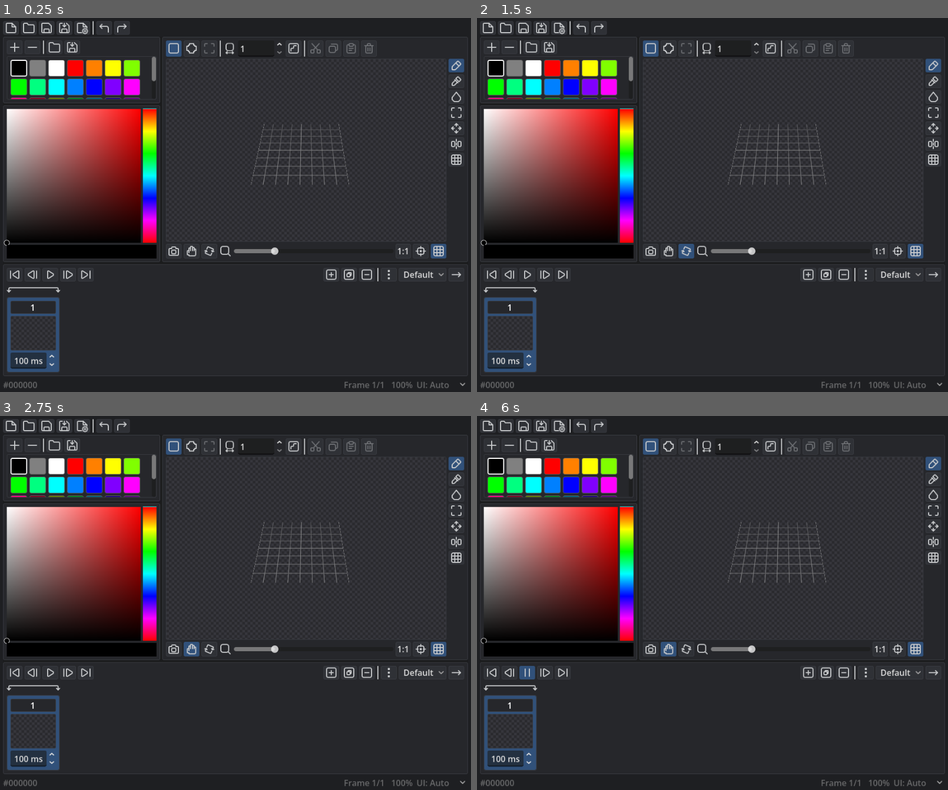
Above: before the commit, frames 1-4 (two rows, left to right).
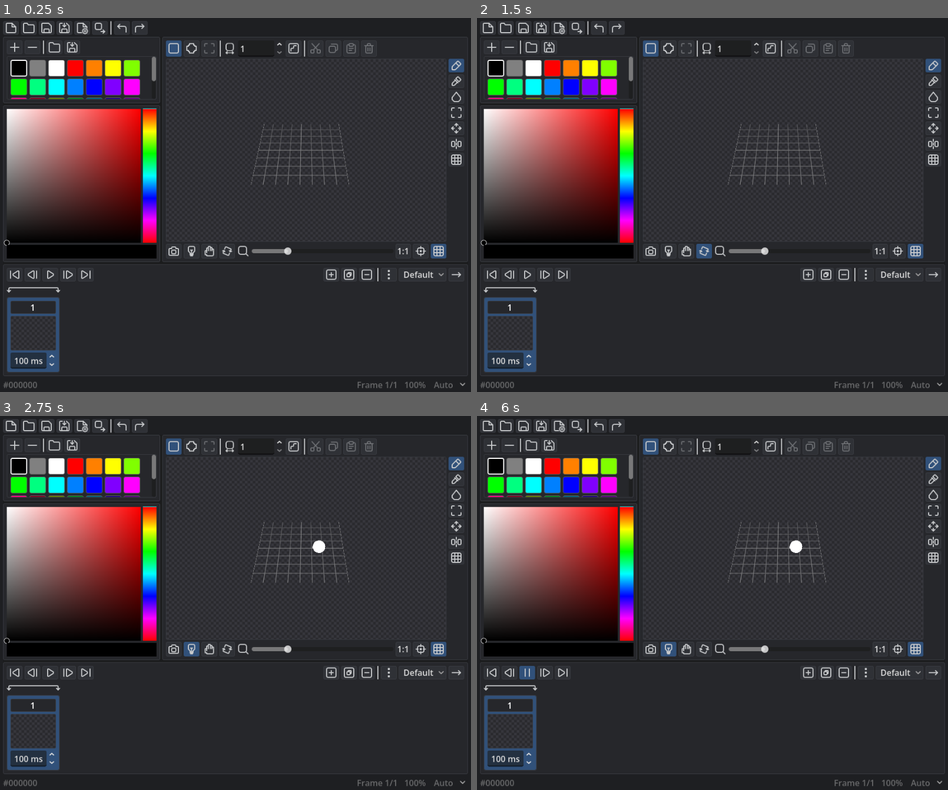
Above: after the commit, the same moments.

Repository: LeonardMeagher2/LVE
Game: Godot game, scene res://Main.tscn
The game is run twice, just before and just after one commit, with the same random seed, the same clock (stepped at 60 frames per second) and the same inputs.
Inputs (mouse positions are in pixels of both pictures, inside the frame that each line leads up to; where the layout moved, square brackets give the same spot in the first picture):
- Up to frame 1 (0.25 s): no input
- Up to frame 2 (1.5 s): click (684, 249) [670, 249] at 0.5 s; click (703, 249) [684, 249] at 1.25 s
- Up to frame 3 (2.75 s): click (193, 647) at 2.02 s
- Up to frame 4 (6 s): click (486, 427) at 2.75 s; click (486, 427) at 3.5 s; click (491, 674) at 4.25 s; click (491, 674) at 5 s; click (528, 674) at 5.75 s

The runs differ from the first frame. In frame 1, 0.5% of the frame differs, in the area x 19-97%, y 0-99%; in frame 2, 0.7%; in frame 3, 0.6%; in frame 4, 0.6%.
Error before the commit: Invalid assignment of property or key 'document_lighting' with value of type 'bool' on a base object of type 'Node3D (Viewport.gd)'. (res://plugins/Export/Expo…

Commit message:
Update export settings and viewport lighting for recent changes

Diff:
--- a/Flamingo.tres
+++ b/Flamingo.tres
@@ -21,7 +21,38 @@
 
 [resource]
 script = ExtResource("2_1nepm")
-title = "Flamingo"
 palette = Array[Color]([Color(0, 0, 0, 1), Color(0.5019608, 0.5019608, 0.5019608, 1), Color(1, 1, 1, 1), Color(1, 0, 0, …(676 unchanged characters)…
 frames = Array[ExtResource("1_p7nc4")]([SubResource("Resource_bpi0g"), SubResource("Resource_p7nc4")])
 tags = Array[ExtResource("3_xdfdh")]([SubResource("Resource_1nepm")])
+smooth_normals = true
+export_settings = {
+"automatic_size": true,
+"camera": {
+"distance": 20.0,
+"fov": 45.0,
+"initial_distance": 20.0,
+"orthographic": false,
+"pitch": 0.5953981633974481,
+"target": Vector3(0, 0, 0),
+"yaw": -0.8100000000000003
+},
+"center": true,
+"frame_size": 10.0,
+"lighting": {
+"ambient_color": Color(0.54901963, 0.5686275, 0.61960787, 1),
+"ambient_energy": 1.0,
+"basis": Basis(0.9426414, -0.23603694, 0.23603693, 0, 0.7071067, 0.7071067, -0.3338066, -0.6665482, 0.6665482),
+"color": Color(1, 1, 1, 1),
+"energy": 1.0,
+"shaded": true,
+"shadows": true,
+&"view_basis": Basis(0.9426414, -0.23603694, 0.23603693, 0.23603693, 0.97132075, 0.028679192, -0.23603693, 0.028679192, 0.97132075),
+&"view_locked": false
+},
+"metadata": true,
+"model_tag": -1,
+"sheet_tag": -1,
+"turntable": true,
+"view": 2,
+"views": 8.0
+}
--- a/Globals/VoxelImageRenderer/VoxelImageRenderer.gd
+++ b/Globals/VoxelImageRenderer/VoxelImageRenderer.gd
@@ -119,3 +119,12 @@
 	camera.look_at(content_center, Vector3.FORWARD if absf(pitch) >= 89.9 else Vector3.UP)
 	if use_orthographic:
 		camera.size = 2.0 * camera_distance * tan(deg_to_rad(camera.fov) / 2.0)
+
+
+static func apply_lighting(light: DirectionalLight3D, environment: Environment, settings: Dictionary) -> void:
+	light.basis = settings.basis
+	light.light_color = settings.color
+	light.light_energy = settings.energy
+	light.shadow_enabled = settings.shadows
+	environment.ambient_light_color = settings.ambient_color
+	environment.ambient_light_energy = settings.ambient_energy
--- a/tests/smooth_normals.gd
+++ b/tests/smooth_normals.gd
@@ -212,7 +212,7 @@
 
 
 func _check_sheet_shading() -> void:
-	export_error = await exporter.export_sprite_sheet(SHEET_PATH, 0, 0, 64, 1, 1, false)
+	export_error = await exporter.export_sprite_sheet(SHEET_PATH, 0, 0, 64, 1, false)
 	step("Given a sprite sheet with smooth shading", func():
 		expect(export_error == OK, "the smooth sprite sheet exports")
 		var image := Image.new()
@@ -222,7 +222,7 @@
 	step("When the user switches to flat shading", func():
 		settings.id_pressed.emit(0)
 	)
-	export_error = await exporter.export_sprite_sheet(SHEET_PATH, 0, 0, 64, 1, 1, false)
+	export_error = await exporter.export_sprite_sheet(SHEET_PATH, 0, 0, 64, 1, false)
 	step("Then sprite export follows the document's shading choice", func():
 		expect(export_error == OK, "the flat sprite sheet exports")
 		var image := Image.new()
--- a/ui/StatusBar/status_bar.tscn
+++ b/ui/StatusBar/status_bar.tscn
@@ -16,55 +16,56 @@
 layout_mode = 2
 size_flags_horizontal = 3
 
-[node name="Activity" type="HBoxContainer" parent="."]
+[node name="Activity" type="HBoxContainer" parent="." unique_id=1873723029]
 visible = false
 layout_mode = 2
 
-[node name="ActivityLabel" type="Label" parent="Activity"]
+[node name="ActivityLabel" type="Label" parent="Activity" unique_id=321452622]
 layout_mode = 2
 label_settings = SubResource("LabelSettings_denks")
 
-[node name="ActivityProgress" type="ProgressBar" parent="Activity"]
+[node name="ActivityProgress" type="ProgressBar" parent="Activity" unique_id=791790755]
 custom_minimum_size = Vector2(100, 12)
 layout_mode = 2
 size_flags_vertical = 4
 show_percentage = false
 
+[node name="Cancel" type="Button" parent="Activity" unique_id=1138013306]
+visible = false
+layout_mode = 2
+text = "Cancel"
+
 [node name="StatusRight" type="Label" parent="." unique_id=424105243]
 layout_mode = 2
 label_settings = SubResource("LabelSettings_denks")
 
-[node name="Cancel" type="Button" parent="Activity"]
-visible = false
-layout_mode = 2
-text = "Cancel"
-
-[node name="UIScale" type="OptionButton" parent="."]
+[node name="UIScale" type="OptionButton" parent="." unique_id=144040754]
 unique_name_in_owner = true
 layout_mode = 2
 tooltip_text = "UI scale. Auto follows the display scale."
 theme_override_colors/font_color = Color(1, 1, 1, 0.3372549)
 theme_override_colors/font_hover_color = Color(1, 1, 1, 0.7)
 flat = true
+alignment = 1
 selected = 0
 item_count = 9
-popup/item_0/text = "UI: Auto"
+popup/item_0/text = "Auto"
 popup/item_0/id = 0
-popup/item_1/text = "UI: 100%"
+popup/item_1/text = "100%"
 popup/item_1/id = 100
-popup/item_2/text = "UI: 125%"
+popup/item_2/text = "125%"
 popup/item_2/id = 125
-popup/item_3/text = "UI: 150%"
+popup/item_3/text = "150%"
 popup/item_3/id = 150
-popup/item_4/text = "UI: 175%"
+popup/item_4/text = "175%"
 popup/item_4/id = 175
-popup/item_5/text = "UI: 200%"
+popup/item_5/text = "200%"
 popup/item_5/id = 200
-popup/item_6/text = "UI: 225%"
+popup/item_6/text = "225%"
 popup/item_6/id = 225
-popup/item_7/text = "UI: 250%"
+popup/item_7/text = "250%"
 popup/item_7/id = 250
-popup/item_8/text = "UI: 300%"
+popup/item_8/text = "300%"
 popup/item_8/id = 300
 
 [connection signal="item_selected" from="UIScale" to="." method="_on_ui_scale_item_selected"]
--- a/ui/Viewport/Viewport.gd
+++ b/ui/Viewport/Viewport.gd
@@ -1,16 +1,76 @@
 extends Node3D
+
+signal lighting_changed()
+
+@export var document_lighting := true
 
 enum ViewMode {
 	NONE,
 	PAN,
 	ROTATE,
+	LIGHT,
 }
 
 var view_mode:ViewMode = ViewMode.NONE
+var _light_dragging := false
+var _light_start_basis := Basis.IDENTITY
+var _light_center := Vector3.ZERO
+var _light_orbit_radius := 4.0
+var _light_trackball_center := Vector2.ZERO
+var _light_trackball_radius := 48.0
+var _light_trackball_basis := Basis.IDENTITY
+var _light_trackball_start := Vector3.BACK
+var _light_trackball_rotation := Quaternion.IDENTITY
+var _default_lighting := {}
+var _loading_document_lighting := false
+const LIGHT_HANDLE_RADIUS := 12.0
 
 func _ready() -> void:
 	%CameraMenu.get_popup().index_pressed.connect(_on_camera_index_pressed)
 	%CameraRig.zoom_changed.connect(%ZoomSlider.set_value_no_signal)
+	$WorldEnvironment.environment = $WorldEnvironment.environment.duplicate()
+	var material: StandardMaterial3D = %LightHandle.material_override.duplicate()
+	material.albedo_color = $Light.light_color
+	material.no_depth_test = true
+	%LightHandle.material_override = material
+	%LightDirection.get_node("Shaft").material_override = material
+	%LightDirection.get_node("Tip").material_override = material
+	set_process(false)
+	_default_lighting = get_lighting_settings()
+	if document_lighting:
+		lighting_changed.connect(_save_document_lighting)
+		State.document_changed.connect(_restore_document_lighting)
+		_restore_document_lighting()
+
+
+func _save_document_lighting() -> void:
+	if _loading_document_lighting:
+		return
+	var settings := get_lighting_settings()
+	var light_color: Color = settings.color
+	var ambient_color: Color = settings.ambient_color
+	light_color.a = settings.energy
+	ambient_color.a = settings.ambient_energy
+	State.document.lighting_settings = {"basis": settings.basis, "color": light_color, "ambient_color": ambient_color}
+
+
+func _restore_document_lighting() -> void:
+	_light_dragging = false
+	var saved := State.document.lighting_settings
+	var settings := get_lighting_settings()
+	settings.basis = saved.get("basis", _default_lighting.basis)
+	settings.debug_draw = %Viewport.debug_draw
+	var light_color: Color = saved.get("color", _default_lighting.color)
+	var ambient_color: Color = saved.get("ambient_color", _default_lighting.ambient_color)
+	settings.energy = light_color.a
+	settings.ambient_energy = ambient_color.a
+	light_color.a = 1.0
+	ambient_color.a = 1.0
+	settings.color = light_color
+	settings.ambient_color = ambient_color
+	_loading_document_lighting = true
+	set_lighting_settings(settings)
+	_loading_document_lighting = false
 
 func _on_camera_index_pressed(index:int) -> void:
 	var popup:PopupMenu = %CameraMenu.get_popup()
@@ -34,16 +94,137 @@
 		"wireframe":
 			var is_wireframe = popup.is_item_checked(index)
 			%Viewport.debug_draw = Viewport.DEBUG_DRAW_WIREFRAME if is_wireframe else Viewport.DEBUG_DRAW_DISABLED
+		"shadows":
+			$Light.shadow_enabled = not popup.is_item_checked(index)
+			popup.set_item_checked(index, $Light.shadow_enabled)
 		_:
 			%CameraRig.set_view(text)
 
 
+func get_lighting_settings() -> Dictionary:
+	var environment: Environment = $WorldEnvironment.environment
+	return {"basis": $Light.basis, "color": $Light.light_color, "energy": $Light.light_energy, "ambient_color": environment.ambient_light_color, "ambient_energy": environment.ambient_light_energy, "shadows": $Light.shadow_enabled, "shaded": %Viewport.debug_draw != Viewport.DEBUG_DRAW_UNSHADED}
+
+
+func set_lighting_settings(settings: Dictionary) -> void:
+	VoxelImageRenderer.apply_lighting($Light, $WorldEnvironment.environment, settings)
+	%Viewport.debug_draw = settings.get("debug_draw", Viewport.DEBUG_DRAW_DISABLED if settings.shaded else Viewport.DEBUG_DRAW_UNSHADED)
+	var popup: PopupMenu = %CameraMenu.get_popup()
+	for index in popup.item_count:
+		var text := popup.get_item_text(index).to_lower()
+		if text == "unshaded":
+			popup.set_item_checked(index, %Viewport.debug_draw == Viewport.DEBUG_DRAW_UNSHADED)
+		elif text == "wireframe":
+			popup.set_item_checked(index, %Viewport.debug_draw == Viewport.DEBUG_DRAW_WIREFRAME)
+		elif text == "shadows":
+			popup.set_item_checked(index, settings.shadows)
+	_update_light_handle()
+	lighting_changed.emit()
+
+
+func _on_light_toggle_toggled(pressed: bool) -> void:
+	%LightHandle.visible = pressed
+	%LightDirection.visible = pressed
+	_light_dragging = false
+	set_process(pressed)
+	if pressed:
+		view_mode = ViewMode.LIGHT
+		_update_light_handle()
+	elif view_mode == ViewMode.LIGHT:
+		view_mode = ViewMode.NONE
+
+
+func _process(_delta: float) -> void:
+	_update_light_handle()
+
+
+func _update_light_handle() -> void:
+	var material: StandardMaterial3D = %LightHandle.material_override
+	material.albedo_color = $Light.light_color
+	if not %LightHandle.visible:
+		return
+	var camera: EditorCameraRig = %CameraRig
+	var bounds: AABB = camera.bounds_provider.call() if camera.bounds_provider.is_valid() else State.document.bounds()
+	_light_center = bounds.get_center()
+	_light_orbit_radius = maxf(4.0, bounds.size.length() * 0.6)
+	%LightHandle.position = _light_center + $Light.basis.z.normalized() * _light_orbit_radius
+	%LightDirection.position = %LightHandle.position
+	%LightDirection.basis = $Light.basis
+	var depth: float = -camera.to_local(%LightHandle.global_position).z
+	if depth <= camera.near:
+		return
+	var screen_position := camera.unproject_position(%LightHandle.global_position)
+	var first := camera.project_position(screen_position, depth)
+	var second := camera.project_position(screen_position + Vector2(LIGHT_HANDLE_RADIUS, 0), depth)
+	%LightHandle.scale = Vector3.ONE * maxf(0.01, first.distance_to(second) * 2.0)
+	%LightDirection.scale = %LightHandle.scale
+
+
+func _begin_light_drag(screen_position: Vector2, camera: Camera3D) -> void:
+	_light_dragging = true
+	_light_start_basis = $Light.basis
+	_light_trackball_basis = camera.basis.orthonormalized()
+	_light_trackball_center = camera.unproject_position(to_global(_light_center))
+	var edge := camera.unproject_position(to_global(_light_center + _light_trackball_basis.x * _light_orbit_radius))
+	_light_trackball_radius = maxf(48.0, edge.distance_to(_light_trackball_center))
+	_light_trackball_start = _light_trackball_vector(screen_position)
+	_light_trackball_rotation = Quaternion(_light_start_basis.orthonormalized())
+
+
+func _light_trackball_vector(screen_position: Vector2) -> Vector3:
+	var point := (screen_position - _light_trackball_center) / _light_trackball_radius
+	point.y = -point.y
+	var distance_squared := point.length_squared()
+	# Blend the sphere into a hyperbolic surface for smooth motion outside its edge.
+	var depth := sqrt(1.0 - distance_squared) if distance_squared <= 0.5 else 0.5 / sqrt(distance_squared)
+	return (_light_trackball_basis * Vector3(point.x, point.y, depth)).normalized()
+
+
+func _handle_light_input(event: InputEvent) -> bool:
+	if _light_dragging and event.is_action_pressed("ui_cancel"):
+		$Light.basis = _light_start_basis
+		_light_dragging = false
+		_update_light_handle()
+		lighting_changed.emit()
+		return true
+	if event is InputEventMouseButton and event.button_index == MOUSE_BUTTON_LEFT:
+		if not event.pressed and _light_dragging:
+			_light_dragging = false
+			return true
+		if %LightHandle.visible:
+			if not event.pressed:
+				return true
+			_update_light_handle()
+			if not State.edit_busy():
+				_begin_light_drag(event.position, %CameraRig)
+			return true
+	if event is InputEventMouseMotion and _light_dragging:
+		if (event.button_mask & MOUSE_BUTTON_MASK_LEFT) == 0:
+			_light_dragging = false
+			return false
+		var current := _light_trackball_vector(event.position)
+		var drag_rotation := Quaternion(_light_trackball_start, current).normalized()
+		$Light.quaternion = (drag_rotation * _light_trackball_rotation).normalized()
+		_update_light_handle()
+		lighting_changed.emit()
+		return true
+	if %LightHandle.visible and event is InputEventMouseMotion and (event.button_mask & MOUSE_BUTTON_MASK_LEFT) != 0:
+		return true
+	return false
+
+
 func _on_pan_toggle_toggled(toggled_on: bool) -> void:
-	view_mode = ViewMode.PAN if toggled_on else ViewMode.NONE
+	if toggled_on:
+		view_mode = ViewMode.PAN
+	elif view_mode == ViewMode.PAN:
+		view_mode = ViewMode.NONE
 
 
 func _on_rotate_toggle_toggled(toggled_on: bool) -> void:
-	view_mode = ViewMode.ROTATE if toggled_on else ViewMode.NONE
+	if toggled_on:
+		view_mode = ViewMode.ROTATE
+	elif view_mode == ViewMode.ROTATE:
+		view_mode = ViewMode.NONE
 
 
 func _on_grid_toggle_toggled(toggled_on: bool) -> void:
@@ -63,10 +244,13 @@
 
 
 func _input(event: InputEvent) -> void:
+	if _handle_light_input(event):
+		get_viewport().set_input_as_handled()
+		return
 	if event is InputEventMouseButton:
 		var mb := event as InputEventMouseButton
 
-		if view_mode != ViewMode.NONE and mb.button_index == MOUSE_BUTTON_LEFT:
+		if view_mode in [ViewMode.PAN, ViewMode.ROTATE] and mb.button_index == MOUSE_BUTTON_LEFT:
 			get_viewport().set_input_as_handled()
 			return
 
@@ -84,7 +268,7 @@
 	elif event is InputEventMouseMotion:
 		var mm := event as InputEventMouseMotion
 		var mask := mm.button_mask
-		if mask & MOUSE_BUTTON_MASK_LEFT and view_mode != ViewMode.NONE:
+		if mask & MOUSE_BUTTON_MASK_LEFT and view_mode in [ViewMode.PAN, ViewMode.ROTATE]:
 			if view_mode == ViewMode.PAN:
 				%CameraRig.pan(mm.relative)
 			else:
--- a/ui/Viewport/Viewport.tscn
+++ b/ui/Viewport/Viewport.tscn
@@ -14,11 +14,29 @@
 [ext_resource type="Texture2D" uid="uid://mglj26s40ce4" path="res://icons/center.svg" id="15_0hwp6"]
 [ext_resource type="Texture2D" uid="uid://bhg85sqfio31d" path="res://icons/grid.svg" id="16_x0727"]
 [ext_resource type="Shader" path="res://ui/Viewport/Grid.gdshader" id="17_grid"]
+[ext_resource type="Texture2D" path="res://icons/light.svg" id="18_light"]
+[ext_resource type="Material" path="res://plugins/cursor_material.tres" id="19_handle"]
 
 [sub_resource type="ShaderMaterial" id="ShaderMaterial_grid"]
 resource_local_to_scene = true
 render_priority = -1
 shader = ExtResource("17_grid")
+
+[sub_resource type="SphereMesh" id="SphereMesh_light"]
+radial_segments = 24
+rings = 12
+
+[sub_resource type="CylinderMesh" id="CylinderMesh_light_shaft"]
+top_radius = 0.07
+bottom_radius = 0.07
+height = 0.9
+radial_segments = 12
+
+[sub_resource type="CylinderMesh" id="CylinderMesh_light_tip"]
+top_radius = 0.0
+bottom_radius = 0.2
+height = 0.6
+radial_segments = 12
 
 [node name="Viewport" type="VBoxContainer" unique_id=159467693]
 anchors_preset = 15
@@ -71,6 +89,31 @@
 light_bake_mode = 0
 shadow_enabled = true
 
+[node name="LightHandle" type="MeshInstance3D" parent="PanelContainer/SubViewportContainer/Viewport/ViewportScene"]
+unique_name_in_owner = true
+visible = false
+cast_shadow = 0
+mesh = SubResource("SphereMesh_light")
+material_override = ExtResource("19_handle")
+
+[node name="LightDirection" type="Node3D" parent="PanelContainer/SubViewportContainer/Viewport/ViewportScene"]
+unique_name_in_owner = true
+visible = false
+
+[node name="Shaft" type="MeshInstance3D" parent="PanelContainer/SubViewportContainer/Viewport/ViewportScene/LightDirection"]
+position = Vector3(0, 0, -0.9)
+rotation_degrees = Vector3(-90, 0, 0)
+cast_shadow = 0
+mesh = SubResource("CylinderMesh_light_shaft")
+material_override = ExtResource("19_handle")
+
+[node name="Tip" type="MeshInstance3D" parent="PanelContainer/SubViewportContainer/Viewport/ViewportScene/LightDirection"]
+position = Vector3(0, 0, -1.55)
+rotation_degrees = Vector3(-90, 0, 0)
+cast_shadow = 0
+mesh = SubResource("CylinderMesh_light_tip")
+material_override = ExtResource("19_handle")
+
 [node name="Grid" type="MeshInstance3D" parent="PanelContainer/SubViewportContainer/Viewport/ViewportScene" unique_id=1484635508]
 unique_name_in_owner = true
 sorting_offset = -0.1
@@ -98,7 +141,7 @@
 icon = ExtResource("11_jtuva")
 flat = false
 icon_alignment = 1
-item_count = 11
+item_count = 12
 popup/item_0/text = "Top"
 popup/item_0/id = 0
 popup/item_1/text = "Bottom"
@@ -118,12 +161,24 @@
 popup/item_8/text = "Orthographic"
 popup/item_8/checkable = 1
 popup/item_8/id = 8
-popup/item_9/text = "Unshaded"
-popup/item_9/checkable = 2
-popup/item_9/id = 9
-popup/item_10/text = "Wireframe"
+popup/item_9/text = "Shadows"
+popup/item_9/checkable = 1
+popup/item_9/checked = true
+popup/item_9/id = 12
+popup/item_10/text = "Unshaded"
 popup/item_10/checkable = 2
-popup/item_10/id = 10
+popup/item_10/id = 9
+popup/item_11/text = "Wireframe"
+popup/item_11/checkable = 2
+popup/item_11/id = 10
+
+[node name="LightToggle" type="Button" parent="ControlBar"]
+layout_mode = 2
+tooltip_text = "Light mode: drag anywhere to adjust the direction with trackball motion"
+toggle_mode = true
+button_group = ExtResource("12_gu70n")
+icon = ExtResource("18_light")
+icon_alignment = 1
 
 [node name="PanToggle" type="Button" parent="ControlBar" unique_id=1802399301]
 layout_mode = 2
@@ -183,3 +238,4 @@
 [connection signal="pressed" from="ControlBar/ZoomOne" to="PanelContainer/SubViewportContainer/Viewport/ViewportScene" method="_on_zoom_one_pressed"]
 [connection signal="pressed" from="ControlBar/CenterBtn" to="PanelContainer/SubViewportContainer/Viewport/ViewportScene" method="_on_center_btn_pressed"]
 [connection signal="toggled" from="ControlBar/GridToggle" to="PanelContainer/SubViewportContainer/Viewport/ViewportScene" method="_on_grid_toggle_toggled"]
+[connection signal="toggled" from="ControlBar/LightToggle" to="PanelContainer/SubViewportContainer/Viewport/ViewportScene" method="_on_light_toggle_toggled"]
Not shown, changed: TASKS.md
